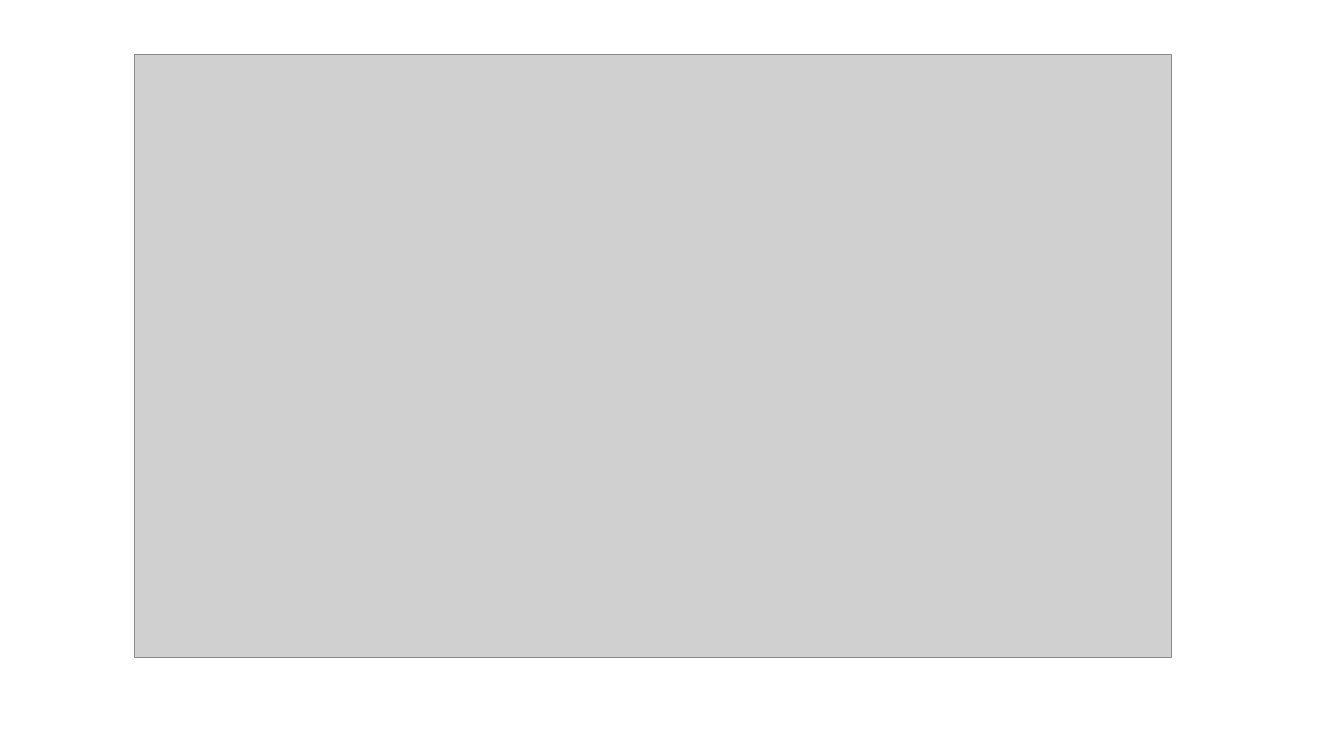
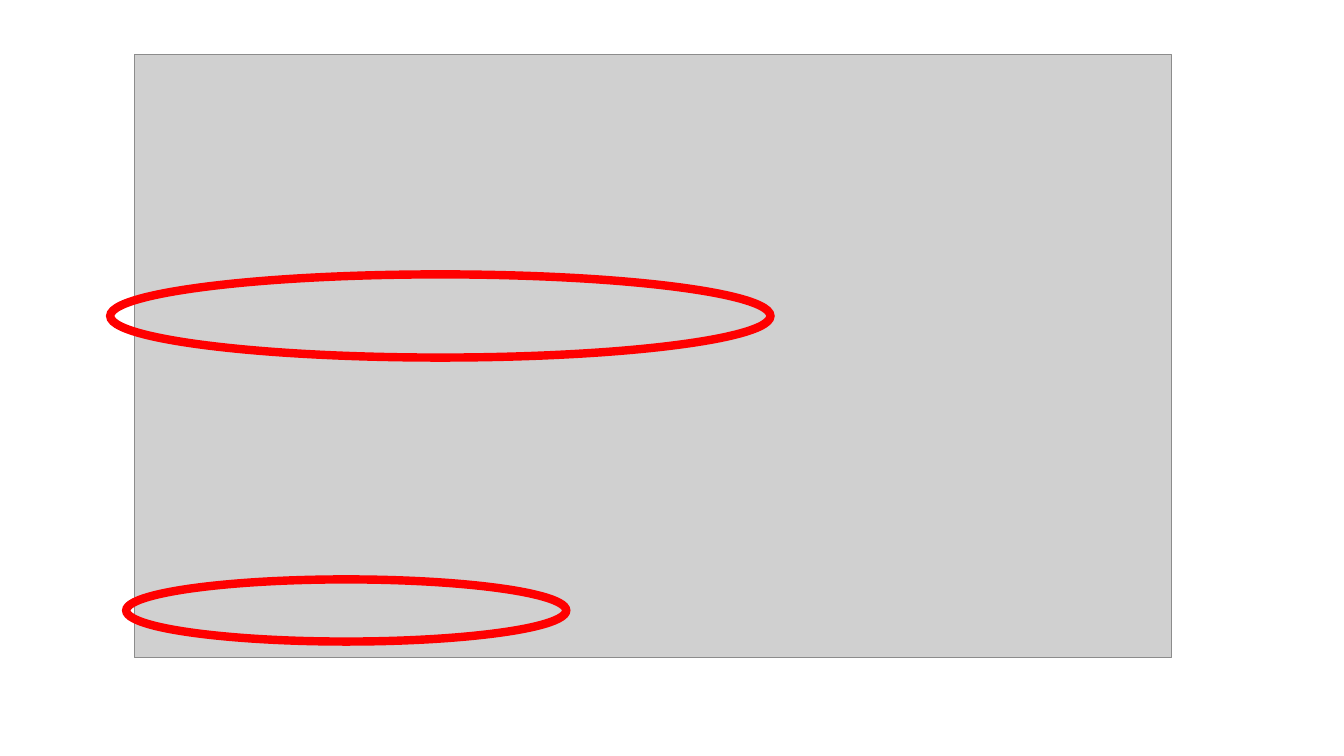
Before and after one commit to perl-easj/Teaching-materials, a slide deck: slide 19 of CSharpProgramming/Misc/GitHubOgVisualStudio.pptx. Drawn at 1344x756 pixels with LibreOffice and Linux fonts; fonts in the diff are those of the drawing; grey boxes stand for pictures. Boxes give left, top, right and bottom in pixels: in the first picture for what was removed or moved away, otherwise in the second. Text is boxed around its words. In the diff, an @@ line names an element or a change of style, - is before the commit and + after.

```diff
--- a/CSharpProgramming/Misc/GitHubOgVisualStudio.pptx
+++ b/CSharpProgramming/Misc/GitHubOgVisualStudio.pptx
@@ ellipse added at (x1=110, y1=274, x2=770, y2=358), outline #FF0000 6 pt @@
@@ ellipse added at (x1=126, y1=580, x2=567, y2=642), outline #FF0000 6 pt @@
```
Also in this commit, not shown: 17 other slides changed.
